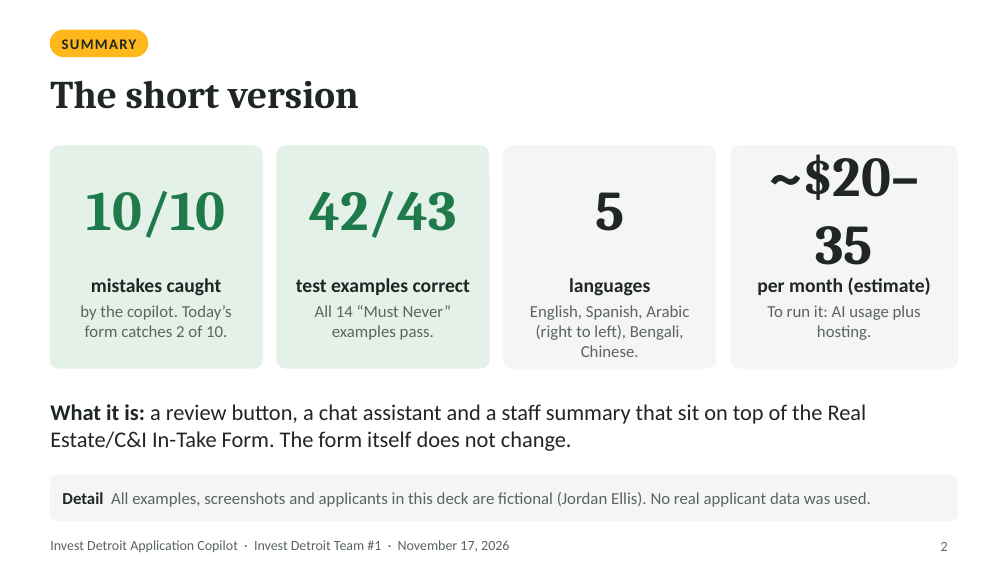
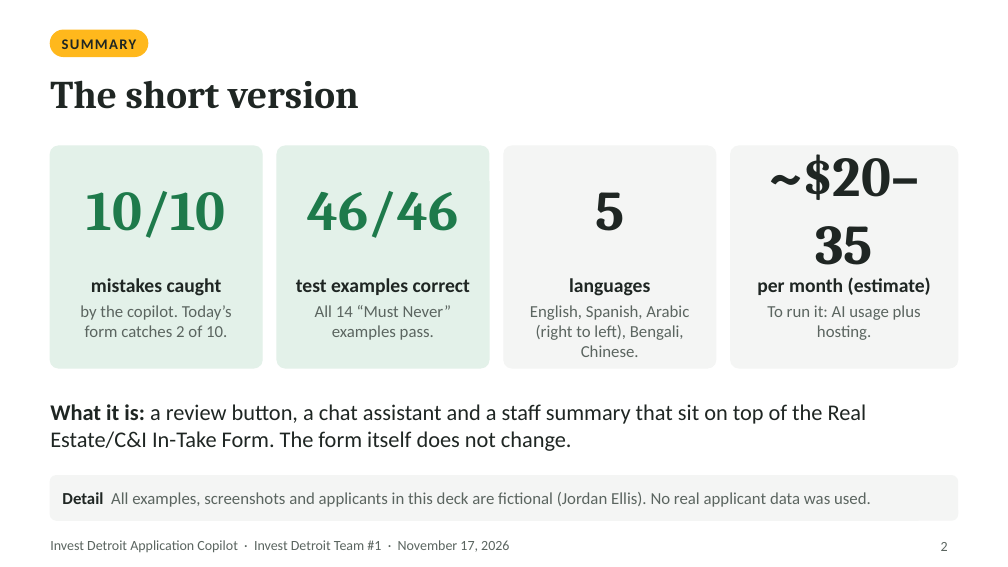
Before and after one commit to ojhnny/invest-detroit-application-copilot, a slide deck: slide 2 of docs/presentation/Invest-Detroit-Copilot-Client-Deck.pptx. Drawn at 1008x567 pixels with LibreOffice and Linux fonts; fonts in the diff are those of the drawing. Boxes give left, top, right and bottom in pixels: in the first picture for what was removed or moved away, otherwise in the second. Text is boxed around its words. In the diff, an @@ line names an element or a change of style, - is before the commit and + after.

```diff
--- a/docs/presentation/Invest-Detroit-Copilot-Client-Deck.pptx
+++ b/docs/presentation/Invest-Detroit-Copilot-Client-Deck.pptx
@@ text at <box>308,191,458,238</box>: text changed @@
-42/43
+46/46
```
Also in this commit, not shown: 4 other slides changed, 18 other files.
